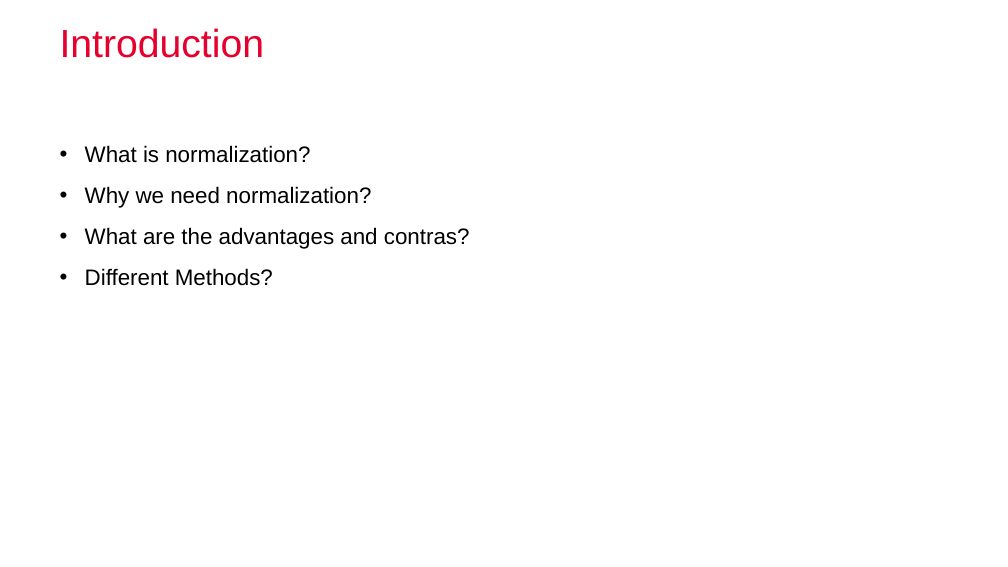
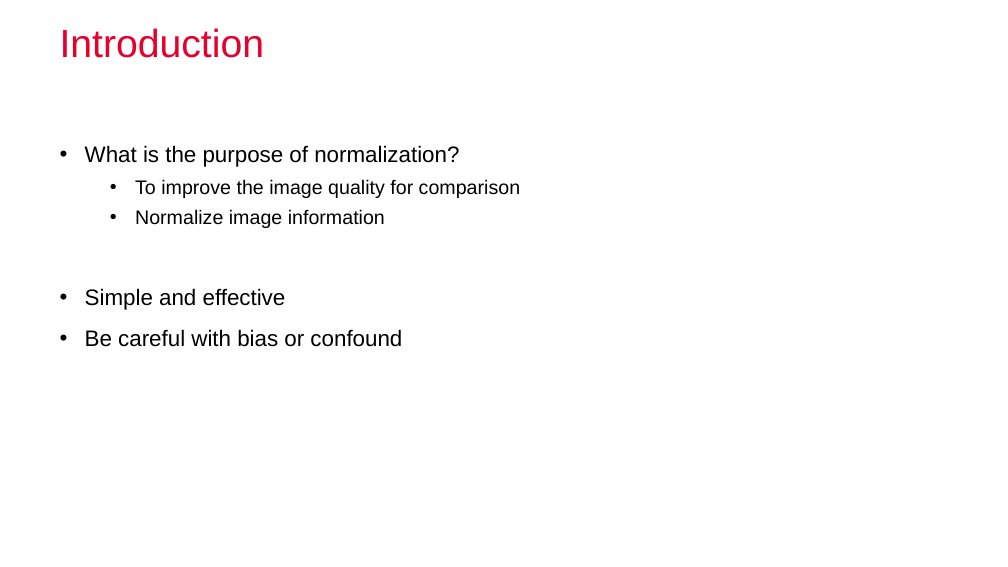
Before and after one commit to nibill/MIALab-1, a slide deck: slide 3 of Presentation/Midterm Presentation.pptx (slide 2 before the commit). Drawn at 1008x567 pixels with LibreOffice and Linux fonts; fonts in the diff are those of the drawing; background and template pictures are left out. Boxes give left, top, right and bottom in pixels: in the first picture for what was removed or moved away, otherwise in the second. Text is boxed around its words. In the diff, an @@ line names an element or a change of style, - is before the commit and + after.

```diff
--- a/Presentation/Midterm Presentation.pptx
+++ b/Presentation/Midterm Presentation.pptx
@@ text at [85,145,520,347]: text changed @@
-• What is normalization?
-• Why we need normalization?
-• What are the advantages and contras?
-• Different Methods?
+• What is the purpose of normalization?
+  • To improve the image quality for comparison
+  • Normalize image information
+• Simple and effective
+• Be careful with bias or confound
```
Also in this commit, not shown: 1 other slide changed, 8 slides added, 2 slides removed.
